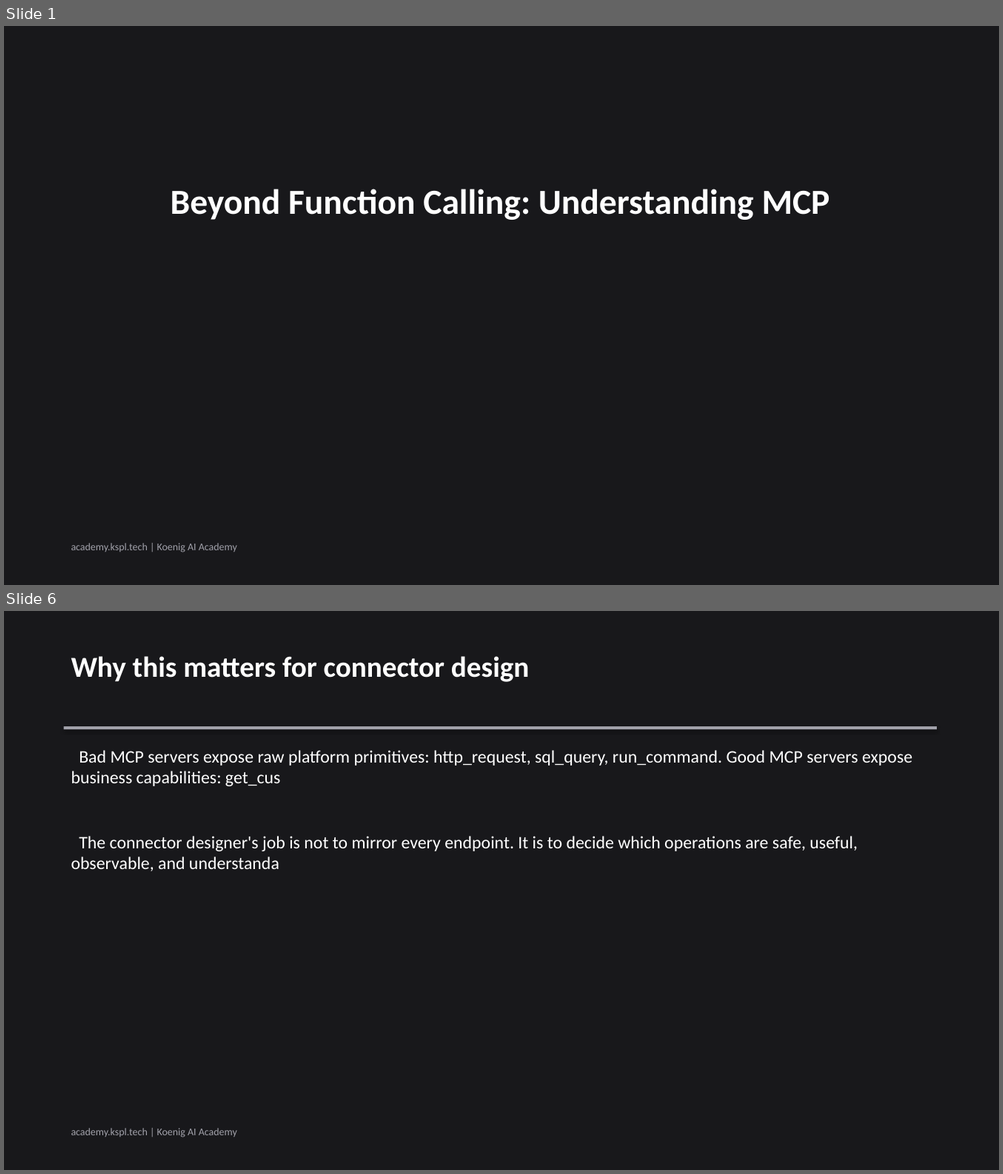
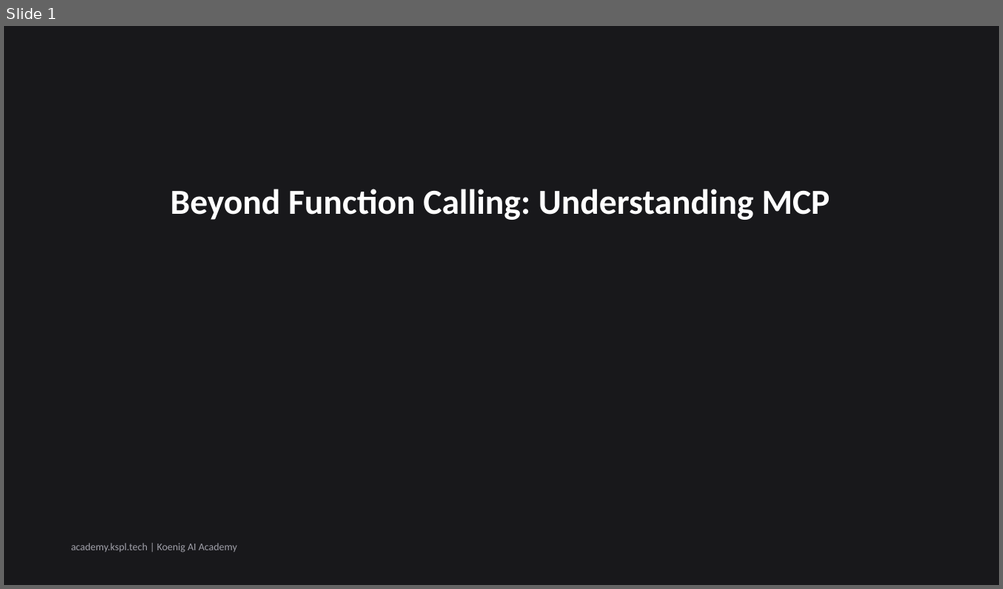
Before and after one commit to Koenig-Solutions-Private-Limited/koenig-ai-org, a slide deck: vault/courses/claude-tool-use-from-zero/ch02-slides.pptx. Shown one above the other, each under a label of ours: slides 1 and 6 before the commit, slide 1 after it; the slides between them are not shown. The pictures are 1003x1174 and 1003x589 pixels, drawn with LibreOffice and Linux fonts; fonts in the diff are those of the drawing. Boxes give left, top, right and bottom in pixels: in the first picture for what was removed or moved away, otherwise in the second. Text is boxed around its words. In the diff, an @@ line names an element or a change of style, - is before the commit and + after.

```diff
--- a/vault/courses/claude-tool-use-from-zero/ch02-slides.pptx
+++ b/vault/courses/claude-tool-use-from-zero/ch02-slides.pptx
@@ slide 6 removed at bbox=[4, 611, 999, 1170], background #18181B @@
@@ text removed at bbox=[71, 656, 529, 682] @@
-Why this matters for connector design
@@ rectangle removed at bbox=[64, 726, 936, 729] @@
@@ text removed at bbox=[71, 750, 912, 786] @@
-Bad MCP servers expose raw platform primitives: http_request, sql_query, run_command. Good MCP servers expose business capabilities: get_cus
@@ text removed at bbox=[71, 836, 857, 871] @@
-The connector designer's job is not to mirror every endpoint. It is to decide which operations are safe, useful, observable, and understanda
@@ text removed at bbox=[71, 1128, 237, 1138] @@
-academy.kspl.tech | Koenig AI Academy
```
Also in this commit, not shown: 3 slides changed, 3 slides added, 2 other slides removed.
